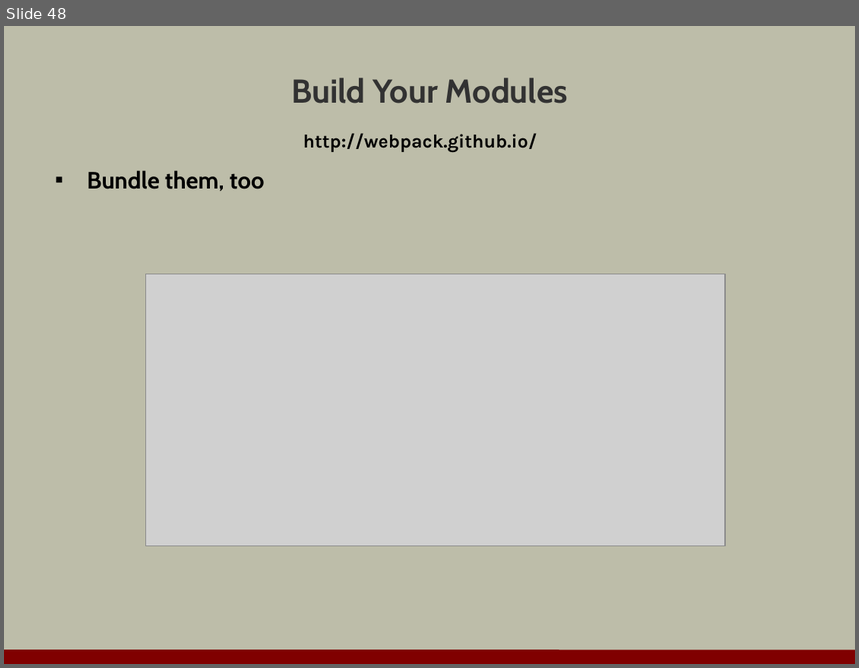
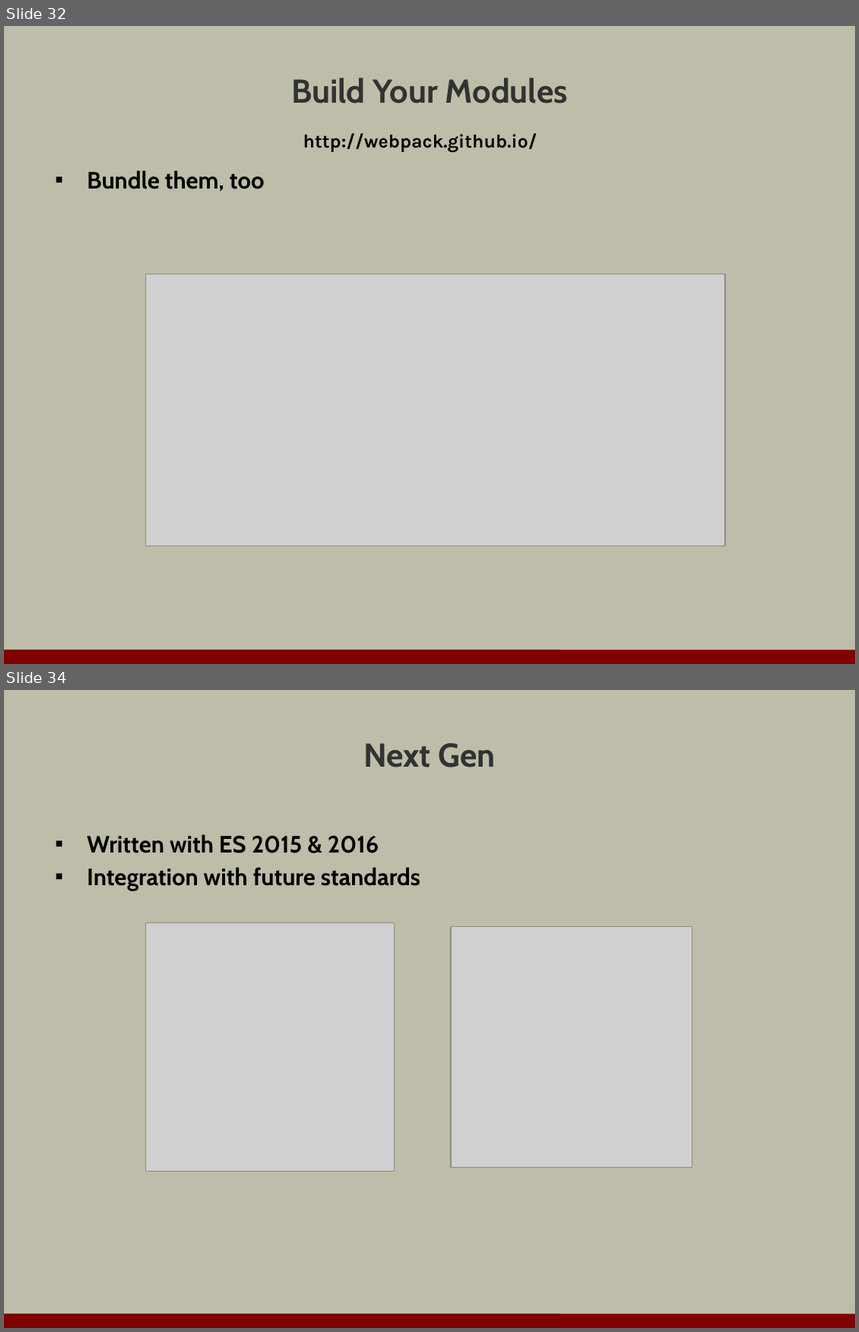
Before and after one commit to OdeToCode/classes, a slide deck: assorted/evolution_of_js.pptx. Shown one above the other, each under a label of ours: slide 48 before the commit, slides 32 and 34 after it; the slides between them are not shown. The pictures are 859x668 and 859x1332 pixels, drawn with LibreOffice and Linux fonts; fonts in the diff are those of the drawing; grey boxes stand for pictures; background and template pictures are left out. Boxes give left, top, right and bottom in pixels: in the first picture for what was removed or moved away, otherwise in the second. Text is boxed around its words. In the diff, an @@ line names an element or a change of style, - is before the commit and + after.

```diff
--- a/assorted/evolution_of_js.pptx
+++ b/assorted/evolution_of_js.pptx
@@ slide 34 added at (4,690,855,1328), background #BDBDA9; not listed: 1 template element that a slide beside it also shows @@
@@ title added at (363,743,496,768), 28 pt, text #323232, bold @@
+Next Gen
@@ text added at (87,834,420,891), 20 pt, text #000000, bold @@
+▪ Written with ES 2015 & 2016
+▪ Integration with future standards
@@ picture added at (146,923,395,1172) @@
@@ picture added at (451,926,692,1167) @@
@@ what was slide 48 is now slide 32 @@
```
Also in this commit, not shown: 2 slides changed, 15 other slides added, 17 slides removed.
